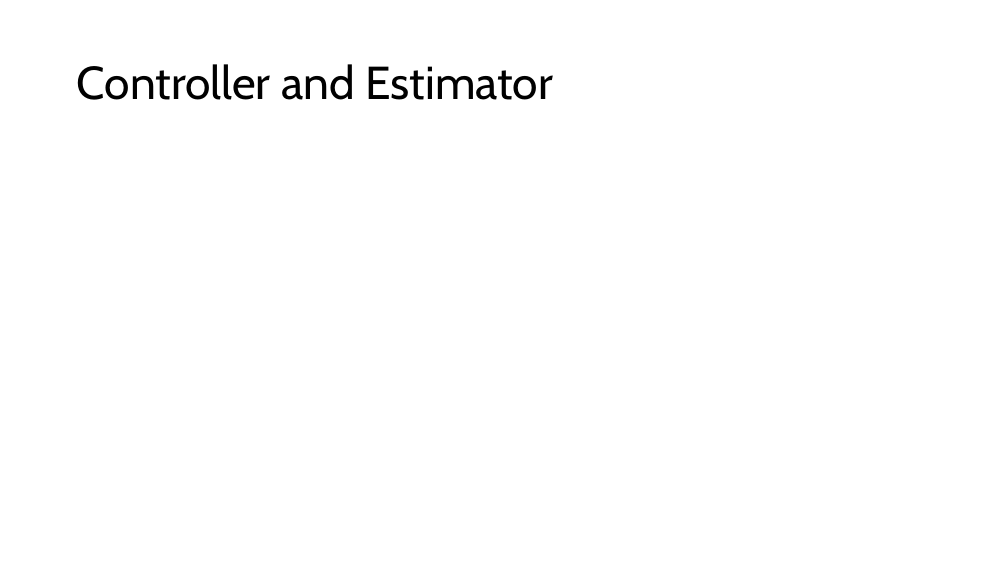
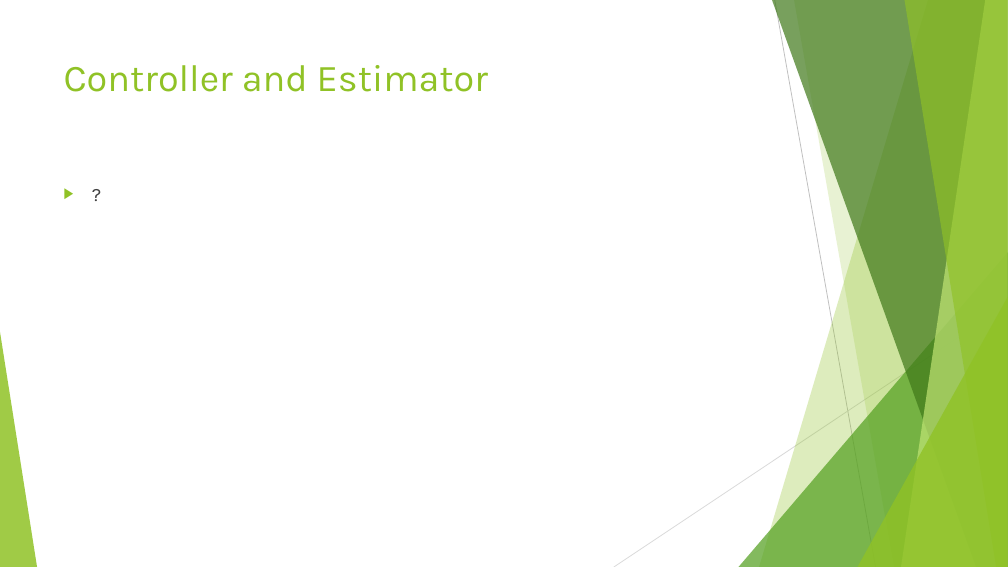
Before and after one commit to mcrusso2/EEP547_Project, a slide deck: slide 6 of Russo_Gaddis_EEP547_project.pptx. Drawn at 1008x567 pixels with LibreOffice and Linux fonts; fonts in the diff are those of the drawing. Boxes give left, top, right and bottom in pixels: in the first picture for what was removed or moved away, otherwise in the second. Text is boxed around its words. In the diff, an @@ line names an element or a change of style, - is before the commit and + after.

```diff
--- a/Russo_Gaddis_EEP547_project.pptx
+++ b/Russo_Gaddis_EEP547_project.pptx
@@ title "Controller and Estimator": place and size @@
-title "Controller and Estimator" at [77, 64, 553, 100]
+title "Controller and Estimator" at [64, 65, 488, 92]
@@ title "Controller and Estimator" at [64, 65, 488, 92]: size 44 to 36 pt, font Cabin to Karla, text colour #000000 to #90C226; line spacing 0.9 to 1; vertical alignment middle to top @@
@@ text added at [56, 178, 767, 499], 18 pt, text #404040 @@
+▶ ?
@@ group added at [0, 0, 1008, 567]: 5 freeform shapes, 3 triangles, 2 lines @@
```
Also in this commit, not shown: 5 other slides changed, 4 slides added, 3 slides removed.
